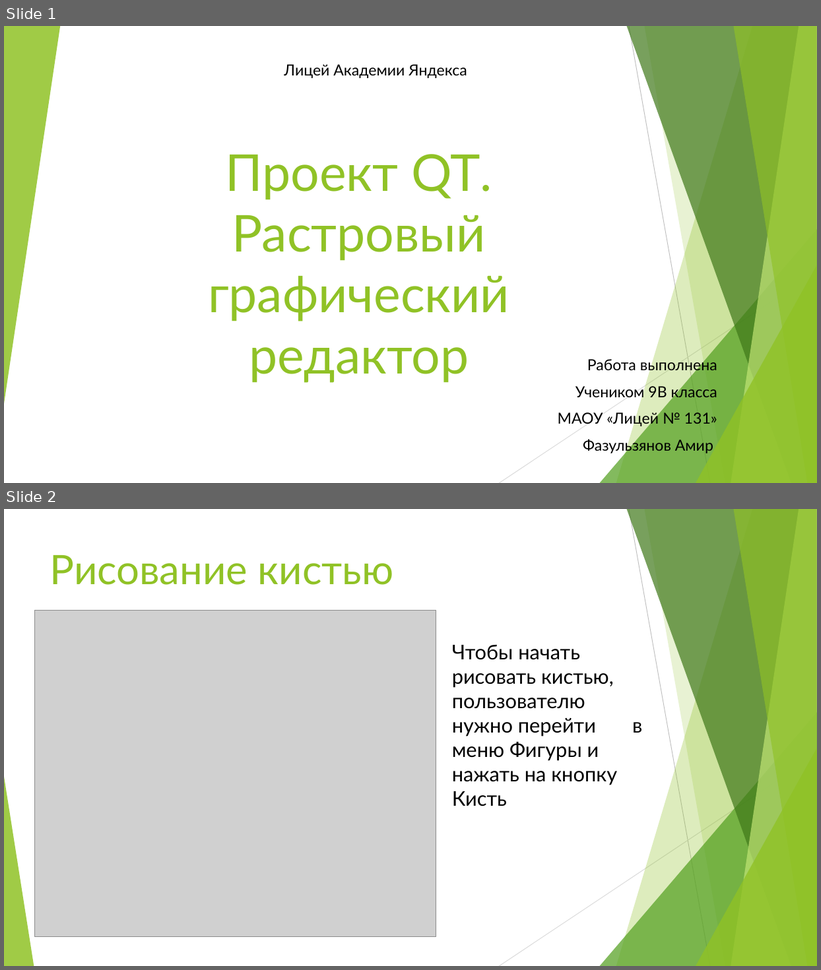
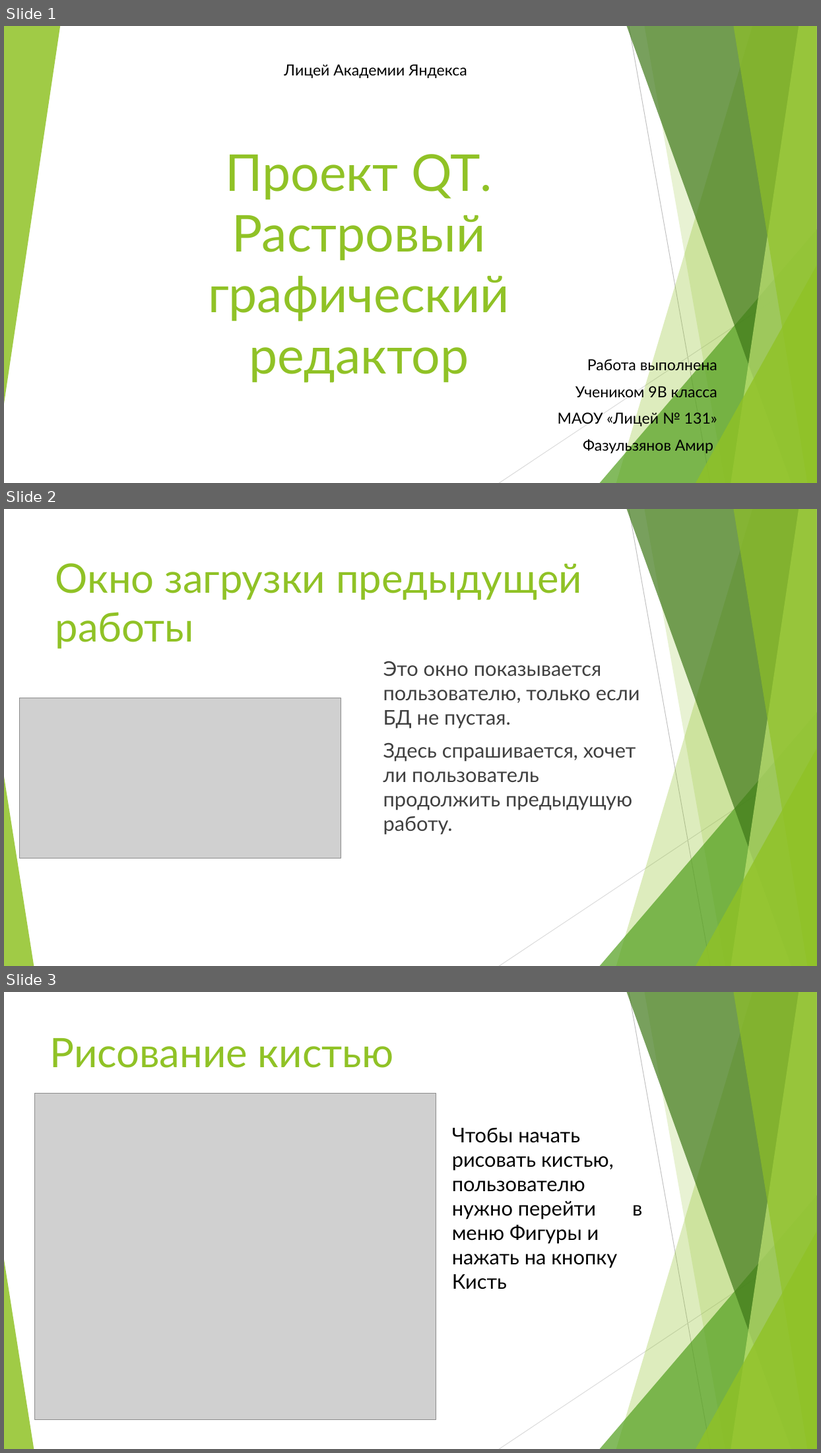
Before and after one commit to Fazam-coder/graphics_editor, a slide deck: Презентация QT.pptx. Shown one above the other, each under a label of ours: slides 1 and 2 before the commit, slides 1, 2 and 3 after it. The pictures are 821x970 and 821x1453 pixels, drawn with LibreOffice and Linux fonts; fonts in the diff are those of the drawing; grey boxes stand for pictures. Boxes give left, top, right and bottom in pixels: in the first picture for what was removed or moved away, otherwise in the second. Text is boxed around its words. In the diff, an @@ line names an element or a change of style, - is before the commit and + after.

```diff
--- a/Презентация QT.pptx
+++ b/Презентация QT.pptx
@@ slide 2 added at <box>4,509,817,966</box>, background #FFFFFF; not listed: 10 template elements that a slide beside it also shows @@
@@ title added at <box>55,563,582,649</box>, 48 pt, text #90C226 @@
+Окно загрузки предыдущей работы
@@ text added at <box>384,661,640,835</box>, 24 pt, text #404040 @@
+Это окно показывается пользователю, только если БД не пустая.
+Здесь спрашивается, хочет ли пользователь продолжить предыдущую работу.
@@ picture added at <box>19,698,340,859</box> @@
@@ what was slide 2 is now slide 3 @@
```
Also in this commit, not shown: 2 other files.
